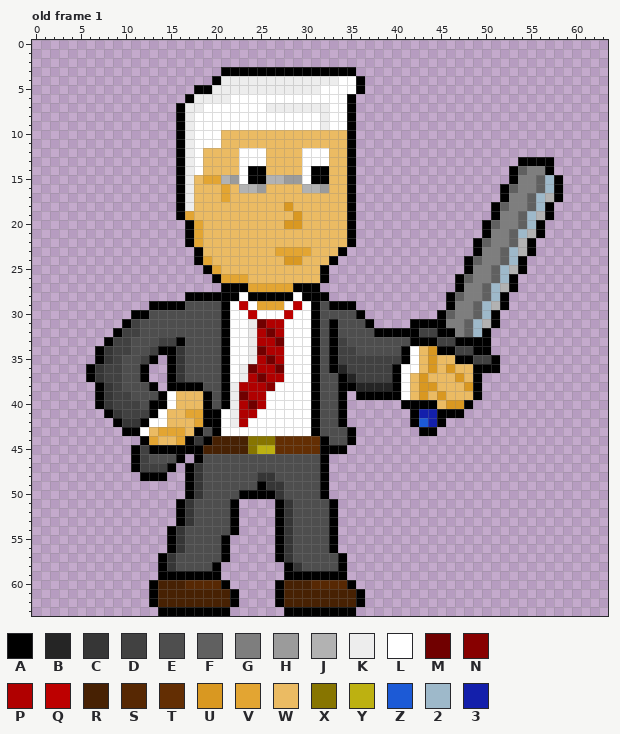
Pixel-art file -- Art/Level 1/Sprites/CH_dr_adkins/CH_dr_adkins_V2_sword_move.aseprite. The picture above is the old version.
64x64 pixels, 1 frame. Shown: old frame 1. The commit also changed other frames, which this record leaves out.
Palette (. is transparent): A #000000  B #252525  C #363636  D #414141  E #4e4e4e  F #606060  G #7e7e7e  H #9b9b9b  J #b2b2b2  K #ededed  L #ffffff  M #700000  N #870000  P #b00000  Q #bd0000  R #472103  S #572803  T #632e03  U #d99821  V #e3a532  W #ebbb63  X #877500  Y #bdb111  Z #1c5ad6  2 #9eb9ca  3 #131fab
Pixels before, old frame 1 (only the part around the change), first column x 0:
 0 ................................................................
 1 ................................................................
 2 ................................................................
 3 .....................AAAAAAAAAAAAAAA............................
 4 ....................AKKKKKKKKKKKKKLLA...........................
 5 ..................AAKKKKKKKKKKKKLLLLA...........................
 6 .................AKKKKLLLLLLLLLLLLLA............................
 7 ................AKKLLLLLLLKKKKKKKLLA............................
 8 ................AKLLLLLLLLLLLLLLKLLA............................
 9 ................AKLLLLLLLLLLLLLLKLLA............................
10 ................AKLLLWWWWWWWWWWWWWWA............................
11 ................AKLLLWWWWWWWWWWWWWWA............................
12 ................AKLWWWWLLLWWWWLLLWWA............................
13 ................AKLWWWWLLLWWWWLLLWWA..................AAAA......
14 ................AKLWWWWLAAWWWWLAAWWA.................AFGGA......
15 ................AKWVVJHLAAJJHHLAAWWA.................AGGF2A.....
16 ................AKWWWVWJJHWWWWJJHWWA................AFGGF2A.....
17 ................AKWWWVWWWWWWWWWWWWWA................AGGF2JA.....
18 ................AKWWWWWWWWWWUWWWWWWA...............AFGGF2A......
19 ................AVWWWWWWWWWWWUWWWWWA...............AGGF2JA......
20 .................AVWWWWWWWWWUUWWWWWA..............AFGGF2A.......
21 .................AVWWWWWWWWWWWWWWWWA..............AGGF2JA.......
22 .................AVWWWWWWWWWWWWWWWWA.............AFGGFJA........
23 ..................AWWWWWWWWVVVVWWWA..............AGGF2JA........
24 ..................AVWWWWWWWWUUWWWA..............AFGGF2A.........
25 ...................AVWWWWWWWWWWWA...............AGGF2JA.........
26 ....................AVVVWWWWWWWWA..............AFGGF2A..........
27 .....................AAAVVVVVAAA...............AGGF2JA..........
28 .................AAAAAALAAAAALAAA.............AFGGF2A...........
29 .............AAAAEEEEALQLVVVLQLAEAAA..........AGGF2JA...........
30 ...........AAEEEEEEEEALLQLLLQLLAEEEEA........AFGGF2A............
31 ..........ADEEEEEEEEEALLKMPPLLLAEAEEEA....AAAAGGF2JA............
32 .........ADDEEEEEEEEEALLKPMPLLLAEAEEEEAAAAADDAAGF2A.............
33 ........ADDEEEDDAEEEEALLKPPMLLLAEADEEEEEEEAAADDAAAA.............
34 .......ACDDEEDAACEEEEALLKMPPLLLAEADDEEEEEALWUAADDAA.............
35 .......ACDEEDA.ACEEEEALLKPMPLLLAEADDDDDDDALWUWWAADDA............
36 ......ACDDEEA..ACEEEEALKMPPMLLLAEABDDDDDALLWUWUWWAAA............
37 ......ACDDEEA..ACEEEEALKPMPPLLLAEEABDDDDALWUWWWUWA..............
38 .......ACDEEEA.AAAAEEAKPPPNLLLLAEEAABBBBALWUUWWWUA..............
39 .......ACDDEEEALWWWAEAKMPPLLLLLAEEA.AAAAALWUWUWWWA..............
40 .......ACDDDEAALWWWAEAKPMPLLLLLAEEA......AAAAWUUA...............
41 ........ACDDDALWWVVAALKPPLLLLLLAEEA.......A33AAA................
42 .........ACCALLWWWVAALKPLLLLLLLAEEA.......AZ3A..................
43 ..........AALWVVVWAEALLLLLLLLLLAEEEA.......AA...................
44 ............AVWWVACARRRRXXXTTTTTAEEA............................
45 ...........ADAAAAAARRRRRXYYTTTTTAAA.............................
46 ...........ADEEEA.AEEEEEEEEEEEEEA...............................
47 ...........ADDDA.ACEEEEEEEEEEEEEA...............................
48 ............AAA..ACEEEEEECCEEEEEA...............................
49 .................ACEEEEEEACCEEEEA...............................
50 .................ACEEEEAAAACEEEEA...............................
51 ................ACEEEEA....ACEEEEA..............................
52 ................ACEEEEA....ACEEEEA..............................
53 ................ACEEEEA....ACEEEEA..............................
54 ...............ACEEEEEA....ACEEEEA..............................
55 ...............ACEEEEA.....ACEEEEA..............................
56 ...............ACEEEEA.....ACEEEEA..............................
57 ..............ACEEEEEA.....ACEEEEEA.............................
58 ..............ACEEEEA.......ACEEEEA.............................
59 ..............AAAAAAA.......AAAAAAA.............................
60 .............ARRRSSSSA.....ARRRSSSSA............................
61 .............ARRRRRRRRA....ARRRRRRRRA...........................
62 .............ARRRRRRRRA....ARRRRRRRRA...........................
63 ..............AAAAAAAA......AAAAAAAA............................
Once edited:
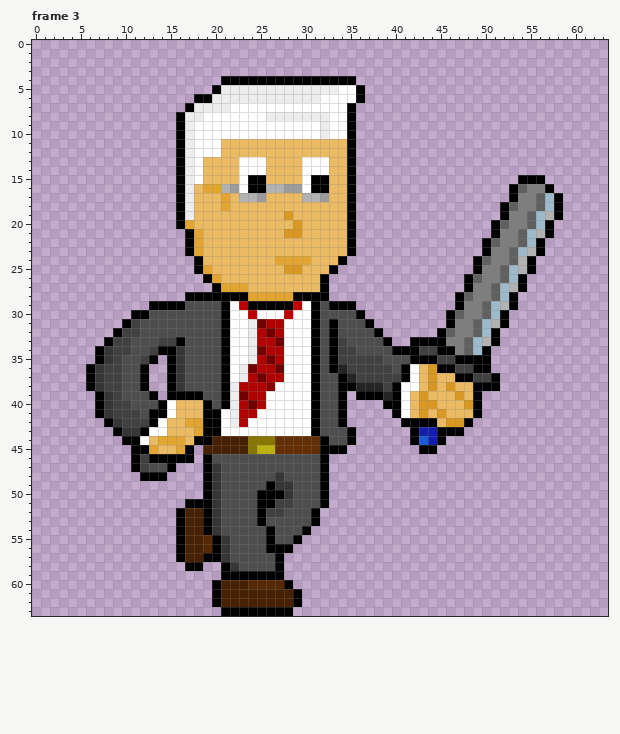
A new or re-ordered frame is compared with the old frame closest to it.
What changed:
frames 1 -> 4
Frame 3 is new; against old frame 1, layer "Layer 1":
y 3: x 21..35 AAAAAAAAAAAAAAA -> ...............
y 4: x 20..36 AKKKKKKKKKKKKKLLA -> .AAAAAAAAAAAAAAA.
y 5: x 18..20 AAK -> ..A; x 32..33 LL -> KK
y 6: x 17..19 AKK -> .AA; x 22..31 LLLLLLLLLL -> KKKKKKKKKK; x 35..36 A. -> LA
y 7: x 16..17 AK -> .A; x 19..21 LLL -> KKK; x 26..32 KKKKKKK -> LLLLLLL
y 8: x 18 L -> K; x 26..31 LLLLLL -> KKKKKK
y 10: x 21..34 WWWWWWWWWWWWWW -> LLLLLLLLLLLKLL
y 12: x 19..20 WW -> LL; x 23..25 LLL -> WWW; x 30..32 LLL -> WWW
y 13: x 54..57 AAAA -> ....
y 14: x 24..25 AA -> LL; x 31..32 AA -> LL; x 53..57 AFGGA -> .....
y 15: x 18..22 WVVJH -> LWWWW; x 26..29 JJHH -> WWWW; x 53..58 AGGF2A -> .AAA..
y 16: x 19..32 WWVWJJHWWWWJJH -> VVJHLAAJJHHLAA; x 52..54 AFG -> .AF; x 56..58 F2A -> GA.
y 17: x 23..25 WWW -> JJH; x 30..32 WWW -> JJH; x 52..53 AG -> .A; x 55..57 F2J -> GF2
y 18: x 21 W -> V; x 28 U -> W; x 51..53 AFG -> .AF; x 55..58 F2A. -> GF2A
y 19: x 17 V -> K; x 28..29 WU -> UW; x 51..52 AG -> .A; x 54..58 F2JA. -> GF2JA
y 20: x 16..18 .AV -> AVW; x 28 U -> W; x 50..52 AFG -> .AF; x 54..57 F2A. -> GF2A
y 21: x 28..29 WW -> UU; x 50..51 AG -> .A; x 53..57 F2JA. -> GF2JA
y 22: x 49..51 AFG -> .AF; x 53..56 FJA. -> GF2A
y 23: x 17..18 .A -> AV; x 27..30 VVVV -> WWWW; x 34..35 A. -> WA; x 49..50 AG -> .A; x 52..56 F2JA. -> GF2JA
y 24: x 19 V -> W; x 27..30 WUUW -> VVVV; x 33..34 A. -> WA; x 48..50 AFG -> .AF; x 52..55 F2A. -> GFJA
y 25: x 18..20 .AV -> AVW; x 28..29 WW -> UU; x 32..33 A. -> WA; x 48..49 AG -> .A; x 51..55 F2JA. -> GF2JA
y 26: x 19..23 .AVVV -> AVWWW; x 47..49 AFG -> .AF; x 51..54 F2A. -> GF2A
y 27: x 20..32 .AAAVVVVVAAA. -> AVVVWWWWWWWWA; x 47..48 AG -> .A; x 50..54 F2JA. -> GF2JA
y 28: x 23..29 LAAAAAL -> AVVVVVA; x 46..48 AFG -> .AF; x 50..53 F2A. -> GF2A
y 29: x 24..28 LVVVL -> AAAAA; x 46..47 AG -> .A; x 49..53 F2JA. -> GF2JA
y 30: x 45..47 AFG -> .AF; x 49..52 F2A. -> GF2A
y 31: x 42..46 AAAAG -> ....A; x 48..52 F2JA. -> GF2JA
y 32: x 39..44 AAAADD -> ......; x 46 A -> F; x 48..51 F2A. -> GF2A
y 33: x 39..41 EEE -> A..; x 45..51 DDAAAA. -> AGGF2JA
y 34: x 40 E -> A; x 42..44 LWU -> ADD; x 47..49 DDA -> GF2
y 35: x 39..46 DDALWUWW -> EEEAAADD; x 49..51 DDA -> AA.
y 36: x 40..41 AL -> EA; x 45..48 WUWW -> AADD; x 51 A -> .
y 37: x 40..44 ALWUW -> DALWU; x 47..51 UWA.. -> AADDA
y 38: x 6..8 .AC -> ACD; x 12..13 EA -> A.; x 16..18 AAA -> CEE; x 39 B -> D; x 42..43 WU -> LW; x 46 W -> U; x 48 U -> W; x 50..51 .. -> AA
y 39: x 10 D -> E; x 13..19 EALWWWA -> A.AAAAE; x 39 A -> B; x 45 U -> W; x 47 W -> U
y 40: x 11 D -> E; x 13 A -> E; x 39..44 ..AAAA -> AALWUU; x 46..49 UUA. -> WWUA
y 41: x 7..9 .AC -> ACD; x 12 D -> E; x 14..15 LW -> AL; x 17..18 VV -> WW; x 40..49 ..A33AAA.. -> ALWUWUWWWA
y 42: x 8..13 .ACCAL -> ACDDDA; x 17 W -> V; x 41 . -> A; x 43..48 Z3A... -> AAWUUA
y 43: x 9..16 .AALWVVV -> ACCALLWW; x 18..19 AE -> VA; x 42..47 .AA... -> A33AAA
y 44: x 10..15 ..AVWW -> AALWVV; x 17..18 AC -> WA; x 42..45 .... -> AZ3A
y 45: x 12..16 DAAAA -> AVWWV; x 18 A -> .; x 43..44 .. -> AA
y 46: x 13..15 EEE -> AAA; x 17..19 .AE -> A.A
y 47: x 13..14 DD -> EE; x 17..20 ACEE -> ..AC
y 48: x 17..20 ACEE -> ..AC; x 25..27 CCE -> EEC
y 49: x 17..20 ACEE -> ..AC; x 25..26 AC -> EA; x 28 E -> C
y 50: x 17..20 ACEE -> ..AC; x 23..24 AA -> EE; x 27..28 CE -> AC
y 51: x 16..20 ACEEE -> .AAAC; x 22..28 A....AC -> EEEAADD; x 32..33 EA -> A.
y 52: x 17..20 CEEE -> RRAC; x 22..28 A....AC -> EEEADDE; x 31..33 EEA -> A..
y 53: x 17..20 CEEE -> RRAC; x 22..28 A....AC -> EEEAEEE; x 31..33 EEA -> A..
y 54: x 15..20 ACEEEE -> .ARRAC; x 22..28 A....AC -> EEEEAEE; x 30..33 EEEA -> A...
y 55: x 15..33 ACEEEEA.....ACEEEEA -> .ARRSACEEEEAEEA....
y 56: x 15..26 ACEEEEA..... -> .ARRSACEEEEA; x 28..33 CEEEEA -> A.....
y 57: x 14..26 ACEEEEEA..... -> ..ARRAACEEEEE; x 28..34 CEEEEEA -> .......
y 58: x 14..34 ACEEEEA.......ACEEEEA -> ...AA..ACEEEEA.......
y 59: x 14..34 AAAAAAA.......AAAAAAA -> .......AAAAAAA.......
y 60: x 13..35 ARRRSSSSA.....ARRRSSSSA -> .......ARRRSSSSA.......
y 61..62: x 13..20 ARRRRRRR -> .......A; x 22..27 A....A -> RRRRRR; x 29..36 RRRRRRRA -> A.......
y 63: x 14..20 AAAAAAA -> .......; x 22..27 ...... -> AAAAAA; x 29..35 AAAAAAA -> .......
Boxes around the changes in both pictures, in picture pixels (x1, y1, x2, y2):
changed: (176, 67, 365, 310)
changed: (383, 157, 563, 454)
changed: (86, 382, 365, 616)
